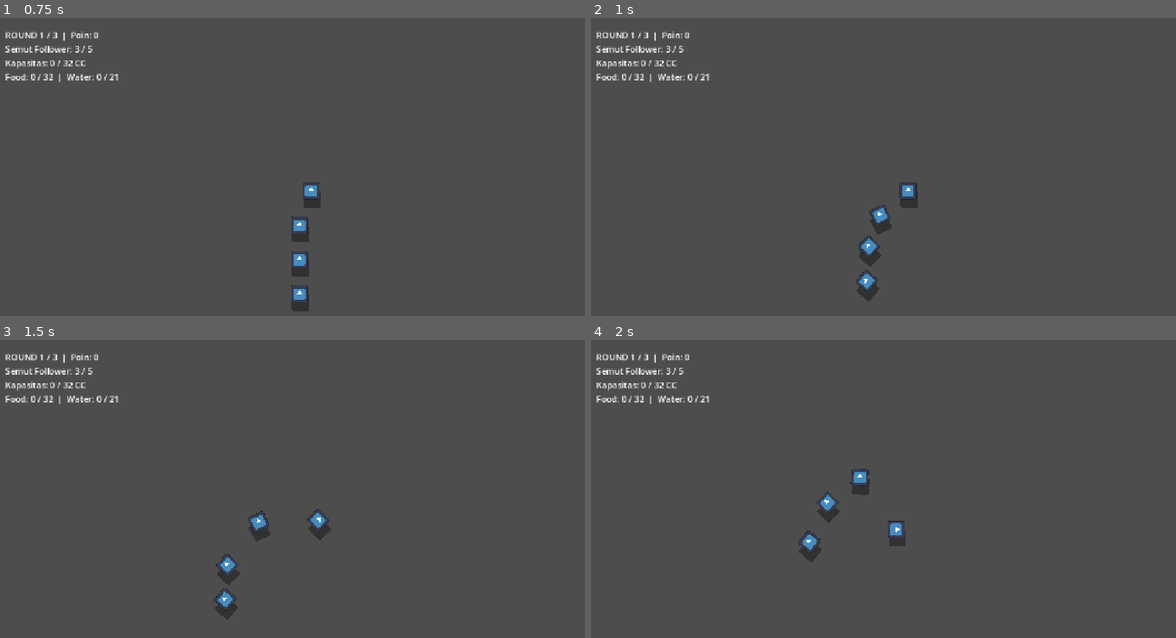
Above: before the commit, frames 1-4 (two rows, left to right).
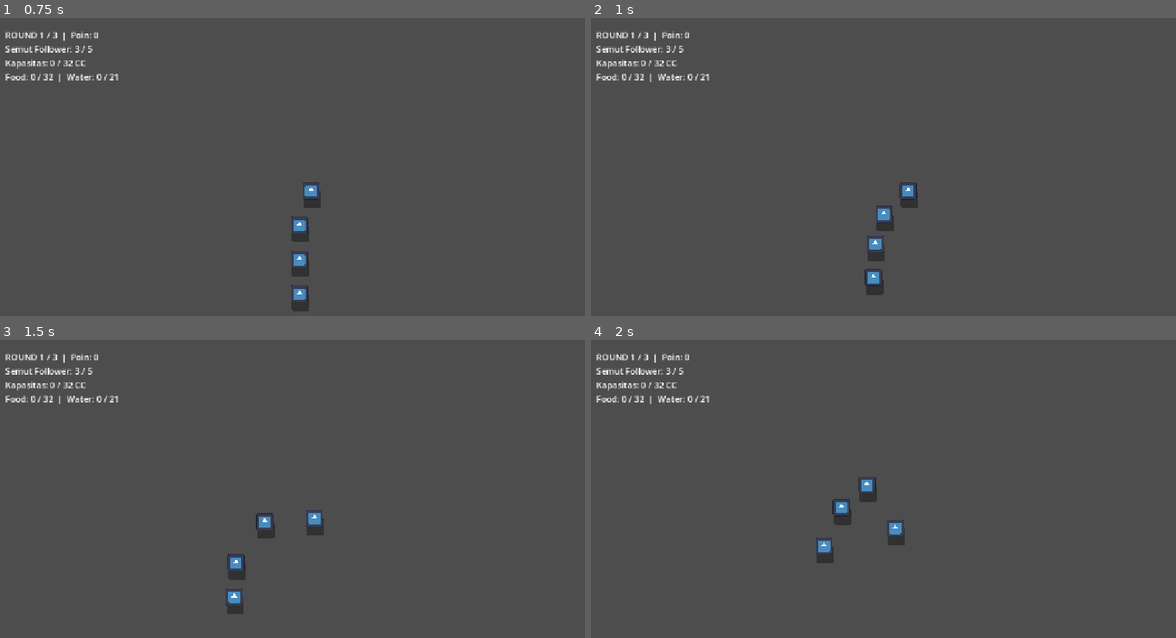
Above: after the commit, the same moments.

Repository: michaelaudrey777-boop/Hands-On
Game: Godot game, scene res://scenes/main.tscn
The game is run twice, just before and just after one commit, with the same random seed, the same clock (stepped at 60 frames per second) and the same inputs. The engine's default icon, where the game draws it, is replaced by a stand-in: a white triangle on a blue panel in a dark square.
Inputs:
- Up to frame 1 (0.75 s): tap Enter at 0.5 s; hold D (Right) from 0.53 s (still down); tap Q at 0.6 s
- Up to frame 2 (1 s): keep holding D (Right); tap Space at 0.77 s
- Up to frame 3 (1.5 s): release D (Right) at 1.28 s; hold S (Down) from 1.28 s (still down); tap Q at 1.35 s
- Up to frame 4 (2 s): keep holding S (Down); tap Space at 1.52 s

Frame 1 is identical in both runs. In frame 2, 0.6% of the frame differs, in the area x 45-52%, y 62-96%; in frame 3, 0.9%; in frame 4, 1.1%, in the area x 35-54%, y 43-75%.

Commit message:
refactor: Flip sprite instead of rotating, faster direction reversal

Diff:
--- a/ant-icipate/scripts/ant_follower.gd
+++ b/ant-icipate/scripts/ant_follower.gd
@@ -56,11 +56,10 @@
 
 			if dist > 4.0:
 				var dir := global_position.direction_to(circle_pos)
-				rotation = lerp_angle(rotation, dir.angle(), turn_speed * delta)
+				_face(dir)
 				global_position = global_position.move_toward(circle_pos, huddle_move_speed * delta)
 			else:
 				global_position = circle_pos
-				rotation = lerp_angle(rotation, leader_ref.rotation, turn_speed * delta)
 		else:
 			position_history.append(line_target.global_position)
 
@@ -70,7 +69,7 @@
 
 				if global_position.distance_to(delayed_target_pos) > follow_distance + 0.5:
 					var direction := global_position.direction_to(delayed_target_pos)
-					rotation = lerp_angle(rotation, direction.angle(), turn_speed * delta)
+					_face(direction)
 					global_position = global_position.move_toward(delayed_target_pos, move_speed * delta)
 
 	shadow.global_position = sprite.global_position + shadow_offset
@@ -86,3 +85,8 @@
 func _on_body_entered(body: Node2D) -> void:
 	if line_target == null and can_be_recruited and body.has_method("recruit_follower"):
 		body.recruit_follower(self)
+
+func _face(dir: Vector2) -> void:
+	if absf(dir.x) > 0.1:
+		sprite.flip_h = dir.x < 0.0
+		shadow.flip_h = sprite.flip_h
--- a/ant-icipate/scripts/ant_leader.gd
+++ b/ant-icipate/scripts/ant_leader.gd
@@ -7,6 +7,7 @@
 @export var acceleration: float = 2000.0
 @export var friction: float = 2500.0
 @export var turn_speed: float = 12.0
+@export var turn_acceleration: float = 6000.0
 @export var huddle_speed_multiplier: float = 0.5
 @export var shadow_offset: Vector2 = Vector2(5, 8)
 
@@ -27,6 +28,7 @@
 var is_huddling: bool = false
 var carried_items: Array[Dictionary] = []
 var nearby_items: Array[Area2D] = []
+var facing: Vector2 = Vector2.RIGHT
 
 func _ready() -> void:
 	spawn_initial_followers()
@@ -47,6 +49,8 @@
 
 	var input := Input.get_vector("Left", "Right", "Up", "Down")
 	var rate := acceleration if input else friction
+	if input and velocity.dot(input) < 0.0:
+		rate = turn_acceleration  # braking against the current direction: brake hard
 
 	var speed_multiplier := 1.0
 	if is_huddling:
@@ -56,11 +60,18 @@
 
 	velocity = velocity.move_toward(input * (speed * speed_multiplier), rate * delta)
 
-	if velocity.length() > 10.0:
-		rotation = lerp_angle(rotation, velocity.angle(), turn_speed * delta)
+	if input:
+		facing = input.normalized()
+		if absf(input.x) > 0.1:
+			sprite.flip_h = input.x < 0.0
+			shadow.flip_h = sprite.flip_h
 
 	move_and_slide()
 	shadow.global_position = sprite.global_position + shadow_offset
+	shadow.texture = sprite.texture
+	shadow.frame = sprite.frame
+	shadow.hframes = sprite.hframes
+	shadow.vframes = sprite.vframes
 
 func spawn_initial_followers() -> void:
 	if follower_scene == null:
@@ -199,7 +210,7 @@
 	var dropped: Dictionary = carried_items.pop_back()
 
 	var dropped_node := item_scene.instantiate() as Area2D
-	dropped_node.global_position = global_position - Vector2.from_angle(rotation) * 80.0
+	dropped_node.global_position = global_position - facing * 80.0
 	if dropped_node.has_method("apply_data"):
 		dropped_node.apply_data(dropped)
 	get_parent().add_child.call_deferred(dropped_node)
